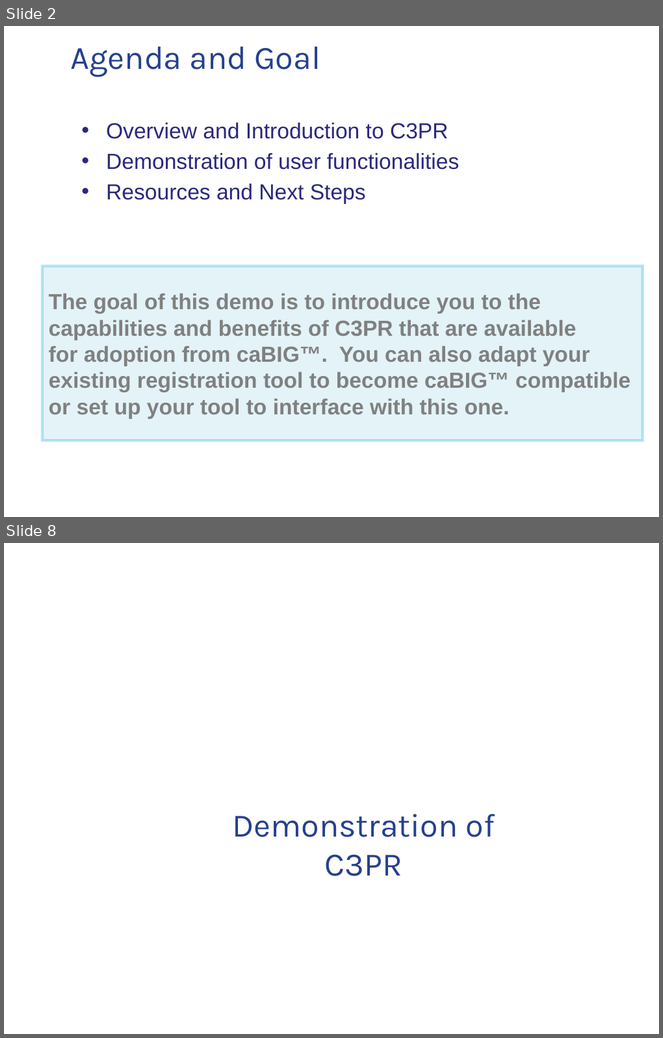
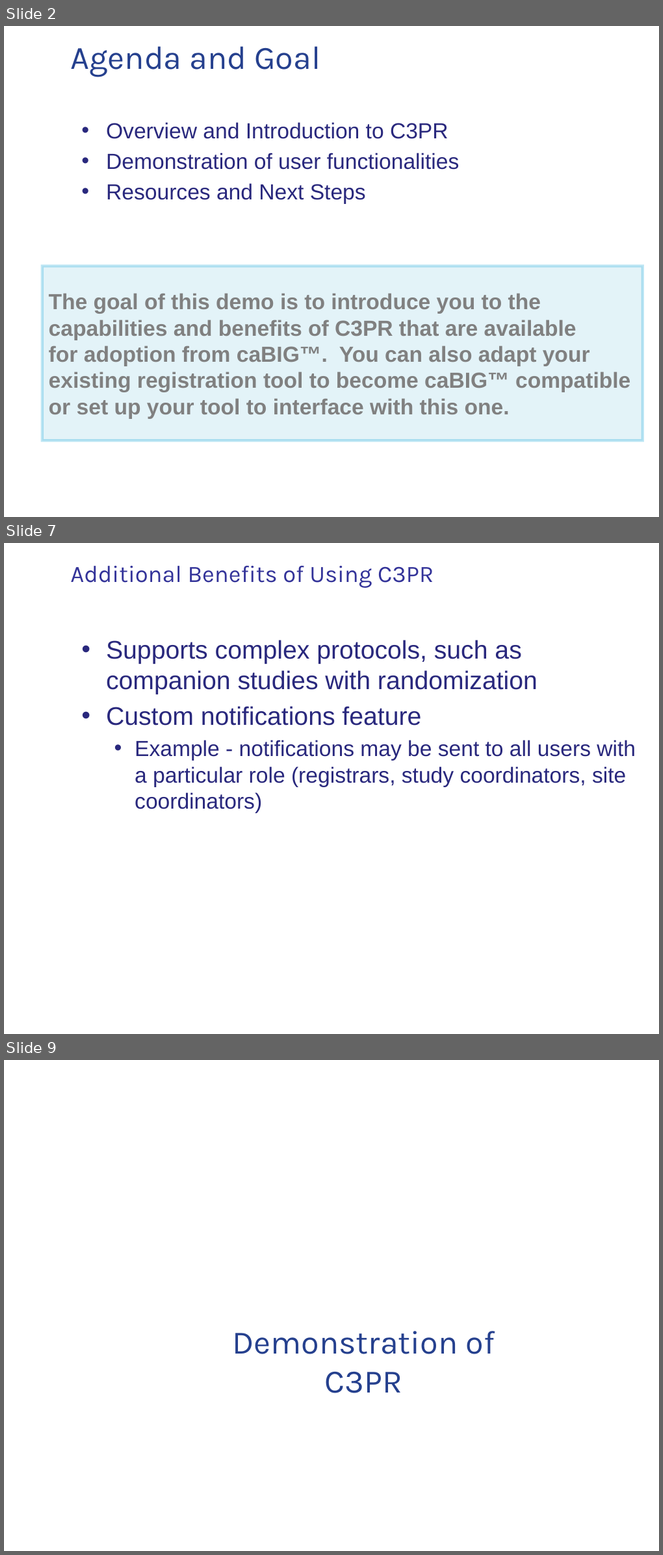
Before and after one commit to NCIP/c3pr-docs, a slide deck: documentation/presentations/20091210_c3pr_city_of_hope_demo/caBIG_C3PR Demo_Slides_CityofHope_wsw.pptx. Shown one above the other, each under a label of ours: slides 2 and 8 before the commit, slides 2, 7 and 9 after it; the slides between them are not shown. The pictures are 663x1038 and 663x1555 pixels, drawn with LibreOffice and Linux fonts; fonts in the diff are those of the drawing; background and template pictures are left out. Boxes give left, top, right and bottom in pixels: in the first picture for what was removed or moved away, otherwise in the second. Text is boxed around its words. In the diff, an @@ line names an element or a change of style, - is before the commit and + after.

```diff
--- a/documentation/presentations/20091210_c3pr_city_of_hope_demo/caBIG_C3PR Demo_Slides_CityofHope_wsw.pptx
+++ b/documentation/presentations/20091210_c3pr_city_of_hope_demo/caBIG_C3PR Demo_Slides_CityofHope_wsw.pptx
@@ slide 7 added at [4,543,659,1034], background picture (left out) @@
@@ title added at [70,566,434,588], 26 pt, text #333399 @@
+Additional Benefits of Using C3PR
@@ text added at [106,640,636,813], 24 pt, text #29287D @@
+• Supports complex protocols, such as companion studies with randomization
+• Custom notifications feature
+  • Example - notifications may be sent to all users with a particular role (registrars, study coordinators, site coordinators)
@@ what was slide 8 is now slide 9 @@
```
Also in this commit, not shown: 8 slides changed.
